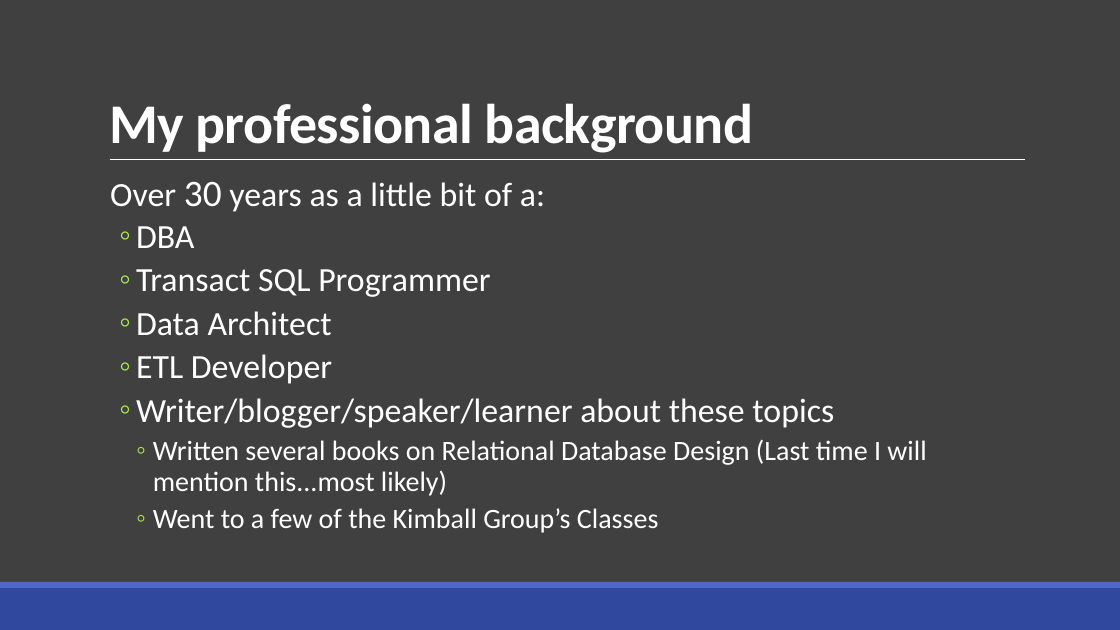
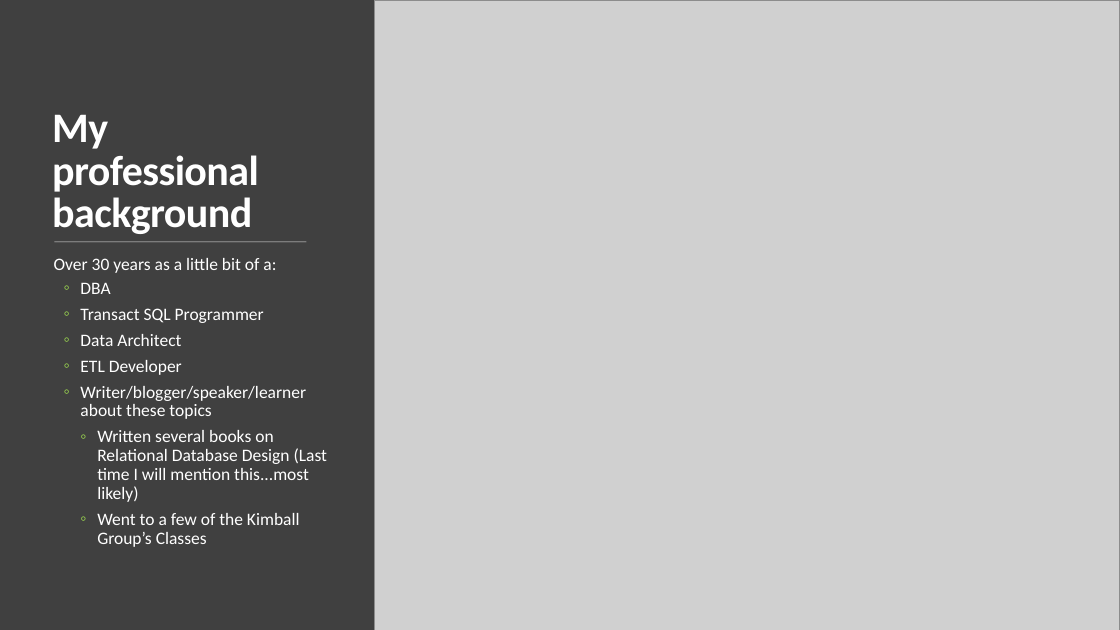
Before and after one commit to drsqlgithub/Presentation-Downloads, a slide deck: slide 8 of BI Versus Relational Design/Bi Versus Relational.pptx. Drawn at 1120x630 pixels with LibreOffice and Linux fonts; fonts in the diff are those of the drawing; grey boxes stand for pictures. Boxes give left, top, right and bottom in pixels: in the first picture for what was removed or moved away, otherwise in the second. Text is boxed around its words. In the diff, an @@ line names an element or a change of style, - is before the commit and + after.

```diff
--- a/BI Versus Relational Design/Bi Versus Relational.pptx
+++ b/BI Versus Relational Design/Bi Versus Relational.pptx
@@ rectangle added at bbox=[0, 0, 1120, 630], fill #404040 @@
@@ picture added at bbox=[375, 0, 1120, 630] @@
@@ title "My professional background": place and size @@
-title "My professional background" at bbox=[109, 103, 754, 153]
+title "My professional background" at bbox=[52, 114, 259, 234]
@@ title "My professional background" at bbox=[52, 114, 259, 234]: size 48 to 36 pt @@
@@ line removed from (110, 160) to (1026, 160) @@
@@ text "Over 30 years as a ...": place and size @@
-text "Over 30 years as a ..." at bbox=[110, 182, 926, 533]
+text "Over 30 years as a ..." at bbox=[54, 258, 327, 547]
@@ text "Over 30 years as a ..." at bbox=[54, 258, 327, 547]: size 29 to 15 pt in "Over years as a little bit of ...", "DBA", "Transact SQL Programmer", "Data Architect" and 2 more places; size 32 to 15 pt in "30"; size 24 to 15 pt in "Written several books on Relational Database Design ...", "Went to a few of the Kimball ..." @@
@@ line added from (55, 242) to (307, 242), #FFFFFF 0.5 pt @@
```
Also in this commit, not shown: 3 other slides changed, 3 other files.
